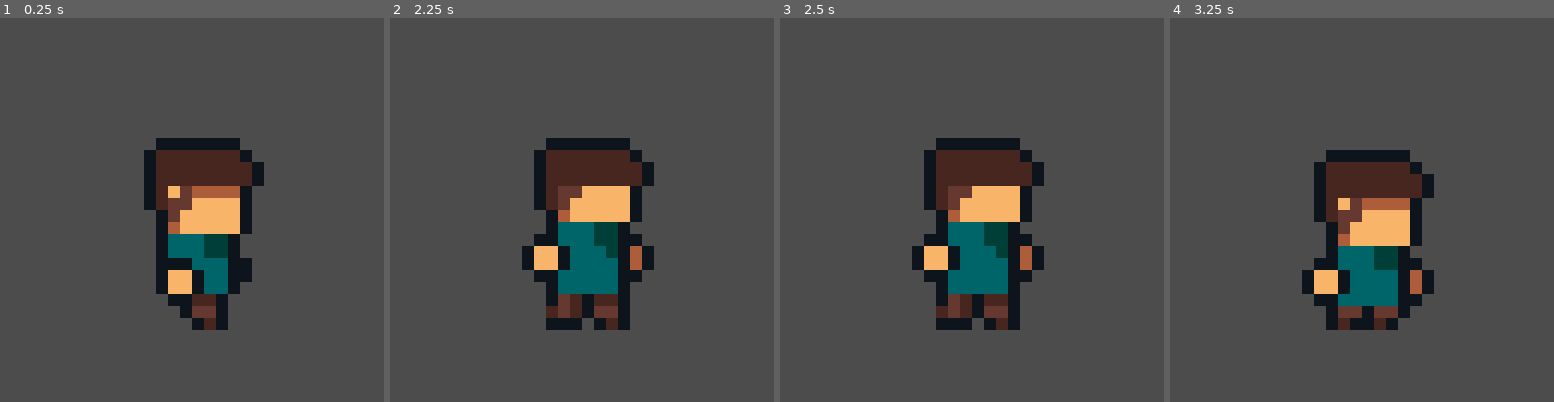
Above: before the commit, frames 1-4 (left to right).
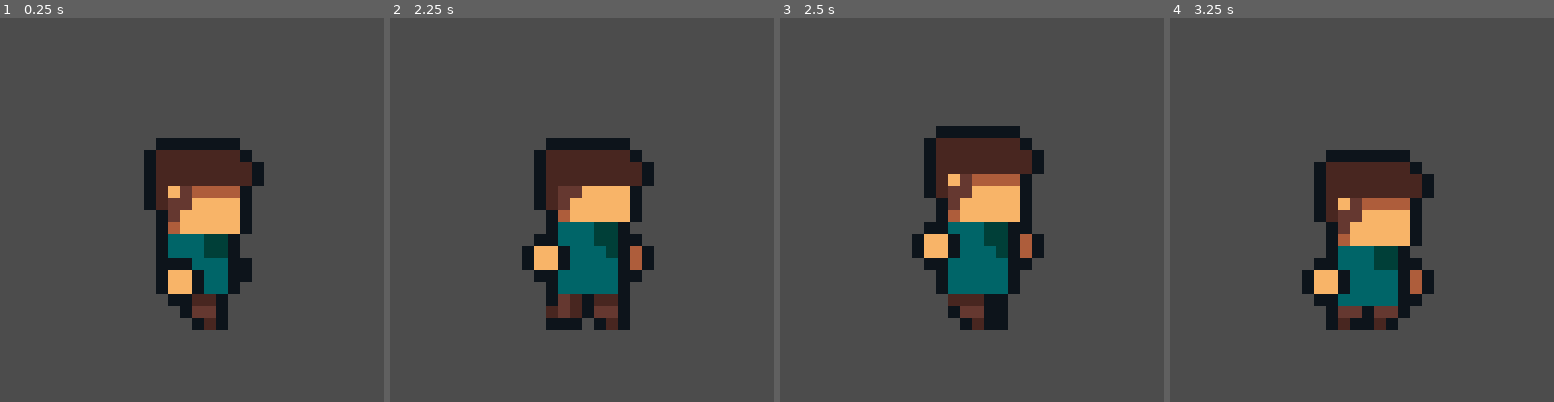
Above: after the commit, the same moments.

Repository: davifoox/character-creator
Game: Godot game, scene res://Main.tscn
Two runs of this game, one before a commit and one after it. Both use one fixed random seed, a clock stepped at 60 frames per second and the inputs below.
Inputs:
- Up to frame 1 (0.25 s): no input
- Up to frame 2 (2.25 s): tap Enter (ui_accept) at 0.5, 0.77, 1.52, 2 s; tap 1 (1) at 0.6 s; tap 2 (2) at 0.8, 1.35 s; tap 3 (3) at 1.55, 2.1 s
- Up to frame 3 (2.5 s): tap 4 (4) at 2.3 s
- Up to frame 4 (3.25 s): tap Enter (ui_accept) at 2.75, 3.02 s; tap 4 (4) at 2.85 s; tap 1 (1) at 3.05 s

Frames 1-2 are identical in both runs. In frame 3, 6.1% of the frame differs, in the area x 34-69%, y 28-82%; in frame 4, nothing differs.

Commit message:
add - fall anim

Diff:
--- a/Character.gd
+++ b/Character.gd
@@ -9,3 +9,5 @@
 		animation_player.play("Run")
 	elif Input.is_action_just_pressed("3"):
 		animation_player.play("Jump")
+	elif Input.is_action_just_pressed("4"):
+		animation_player.play("Fall")
--- a/Character.tscn
+++ b/Character.tscn
@@ -9,6 +9,213 @@
 [ext_resource path="res://character-parts/left-leg.png" type="Texture" id=7]
 [ext_resource path="res://Character.gd" type="Script" id=8]
 [ext_resource path="res://character-parts/hair.png" type="Texture" id=9]
+
+[sub_resource type="Animation" id=5]
+resource_name = "Fall"
+tracks/0/type = "value"
+tracks/0/path = NodePath("Sprites/Hair:position")
+tracks/0/interp = 1
+tracks/0/loop_wrap = true
+tracks/0/imported = false
+tracks/0/enabled = true
+tracks/0/keys = {
+"times": PoolRealArray( 0 ),
+"transitions": PoolRealArray( 1 ),
+"update": 0,
+"values": [ Vector2( 1, -4 ) ]
+}
+tracks/1/type = "value"
+tracks/1/path = NodePath("Sprites/Head:position")
+tracks/1/interp = 1
+tracks/1/loop_wrap = true
+tracks/1/imported = false
+tracks/1/enabled = true
+tracks/1/keys = {
+"times": PoolRealArray( 0 ),
+"transitions": PoolRealArray( 1 ),
+"update": 0,
+"values": [ Vector2( 1, -4 ) ]
+}
+tracks/2/type = "value"
+tracks/2/path = NodePath("Sprites/LeftLeg:flip_h")
+tracks/2/interp = 1
+tracks/2/loop_wrap = true
+tracks/2/imported = false
+tracks/2/enabled = true
+tracks/2/keys = {
+"times": PoolRealArray( 0 ),
+"transitions": PoolRealArray( 1 ),
+"update": 1,
+"values": [ true ]
+}
+tracks/3/type = "value"
+tracks/3/path = NodePath("Sprites/LeftLeg:flip_v")
+tracks/3/interp = 1
+tracks/3/loop_wrap = true
+tracks/3/imported = false
+tracks/3/enabled = true
+tracks/3/keys = {
+"times": PoolRealArray( 0 ),
+"transitions": PoolRealArray( 1 ),
+"update": 1,
+"values": [ false ]
+}
+tracks/4/type = "value"
+tracks/4/path = NodePath("Sprites/LeftLeg:position")
+tracks/4/interp = 1
+tracks/4/loop_wrap = true
+tracks/4/imported = false
+tracks/4/enabled = true
+tracks/4/keys = {
+"times": PoolRealArray( 0 ),
+"transitions": PoolRealArray( 1 ),
+"update": 0,
+"values": [ Vector2( 1, 9 ) ]
+}
+tracks/5/type = "value"
+tracks/5/path = NodePath("Sprites/LeftLeg:rotation_degrees")
+tracks/5/interp = 1
+tracks/5/loop_wrap = true
+tracks/5/imported = false
+tracks/5/enabled = true
+tracks/5/keys = {
+"times": PoolRealArray( 0 ),
+"transitions": PoolRealArray( 1 ),
+"update": 0,
+"values": [ 0.0 ]
+}
+tracks/6/type = "value"
+tracks/6/path = NodePath("Sprites/LeftLeg:scale")
+tracks/6/interp = 1
+tracks/6/loop_wrap = true
+tracks/6/imported = false
+tracks/6/enabled = true
+tracks/6/keys = {
+"times": PoolRealArray( 0 ),
+"transitions": PoolRealArray( 1 ),
+"update": 0,
+"values": [ Vector2( 1, 1 ) ]
+}
+tracks/7/type = "value"
+tracks/7/path = NodePath("Sprites/RightLeg:flip_h")
+tracks/7/interp = 1
+tracks/7/loop_wrap = true
+tracks/7/imported = false
+tracks/7/enabled = true
+tracks/7/keys = {
+"times": PoolRealArray( 0 ),
+"transitions": PoolRealArray( 1 ),
+"update": 1,
+"values": [ true ]
+}
+tracks/8/type = "value"
+tracks/8/path = NodePath("Sprites/RightLeg:position")
+tracks/8/interp = 1
+tracks/8/loop_wrap = true
+tracks/8/imported = false
+tracks/8/enabled = true
+tracks/8/keys = {
+"times": PoolRealArray( 0 ),
+"transitions": PoolRealArray( 1 ),
+"update": 0,
+"values": [ Vector2( 0, 9 ) ]
+}
+tracks/9/type = "value"
+tracks/9/path = NodePath("Sprites/RightLeg:rotation_degrees")
+tracks/9/interp = 1
+tracks/9/loop_wrap = true
+tracks/9/imported = false
+tracks/9/enabled = true
+tracks/9/keys = {
+"times": PoolRealArray( 0 ),
+"transitions": PoolRealArray( 1 ),
+"update": 0,
+"values": [ 0.0 ]
+}
+tracks/10/type = "value"
+tracks/10/path = NodePath("Sprites/RightLeg:scale")
+tracks/10/interp = 1
+tracks/10/loop_wrap = true
+tracks/10/imported = false
+tracks/10/enabled = true
+tracks/10/keys = {
+"times": PoolRealArray( 0 ),
+"transitions": PoolRealArray( 1 ),
+"update": 0,
+"values": [ Vector2( 1, 1 ) ]
+}
+tracks/11/type = "value"
+tracks/11/path = NodePath("Sprites/RightLeg:flip_v")
+tracks/11/interp = 1
+tracks/11/loop_wrap = true
+tracks/11/imported = false
+tracks/11/enabled = true
+tracks/11/keys = {
+"times": PoolRealArray( 0 ),
+"transitions": PoolRealArray( 1 ),
+"update": 1,
+"values": [ false ]
+}
+tracks/12/type = "value"
+tracks/12/path = NodePath("Sprites/LeftHand:position")
+tracks/12/interp = 1
+tracks/12/loop_wrap = true
+tracks/12/imported = false
+tracks/12/enabled = true
+tracks/12/keys = {
+"times": PoolRealArray( 0 ),
+"transitions": PoolRealArray( 1 ),
+"update": 0,
+"values": [ Vector2( 4, 3 ) ]
+}
+tracks/13/type = "value"
+tracks/13/path = NodePath("Sprites/RightHand:position")
+tracks/13/interp = 1
+tracks/13/loop_wrap = true
+tracks/13/imported = false
+tracks/13/enabled = true
+tracks/13/keys = {
+"times": PoolRealArray( 0 ),
+"transitions": PoolRealArray( 1 ),
+"update": 0,
+"values": [ Vector2( -3, 3 ) ]
+}
+tracks/14/type = "value"
+tracks/14/path = NodePath("Sprites/Body:position")
+tracks/14/interp = 1
+tracks/14/loop_wrap = true
+tracks/14/imported = false
+tracks/14/enabled = true
+tracks/14/keys = {
+"times": PoolRealArray( 0 ),
+"transitions": PoolRealArray( 1 ),
+"update": 0,
+"values": [ Vector2( 1, 4 ) ]
+}
+tracks/15/type = "value"
+tracks/15/path = NodePath("Sprites/Body:rotation_degrees")
+tracks/15/interp = 1
+tracks/15/loop_wrap = true
+tracks/15/imported = false
+tracks/15/enabled = true
+tracks/15/keys = {
+"times": PoolRealArray( 0 ),
+"transitions": PoolRealArray( 1 ),
+"update": 0,
+"values": [ 0.0 ]
+}
+tracks/16/type = "value"
+tracks/16/path = NodePath("Sprites/Body:scale")
+tracks/16/interp = 1
+tracks/16/loop_wrap = true
+tracks/16/imported = false
+tracks/16/enabled = true
+tracks/16/keys = {
+"times": PoolRealArray( 0 ),
+"transitions": PoolRealArray( 1 ),
+"update": 0,
+"values": [ Vector2( 1, 1 ) ]
+}
 
 [sub_resource type="Animation" id=1]
 resource_name = "Idle"
@@ -633,6 +840,18 @@
 "update": 0,
 "values": [ Vector2( 1, 1 ) ]
 }
+tracks/18/type = "value"
+tracks/18/path = NodePath("Sprites/Body:rotation_degrees")
+tracks/18/interp = 1
+tracks/18/loop_wrap = true
+tracks/18/imported = false
+tracks/18/enabled = true
+tracks/18/keys = {
+"times": PoolRealArray( 0 ),
+"transitions": PoolRealArray( 1 ),
+"update": 0,
+"values": [ 0.0 ]
+}
 
 [sub_resource type="Animation" id=3]
 resource_name = "Run"
@@ -856,6 +1075,7 @@
 
 [node name="AnimationPlayer" type="AnimationPlayer" parent="."]
 autoplay = "Run"
+anims/Fall = SubResource( 5 )
 anims/Idle = SubResource( 1 )
 anims/Jump = SubResource( 4 )
 anims/RESET = SubResource( 2 )
@@ -866,4 +1086,4 @@
 position = Vector2( 24, 0 )
 texture = ExtResource( 3 )
 hframes = 36
-frame = 12
+frame = 13
Not shown: 1 places in Character.tscn that only renumber resources
